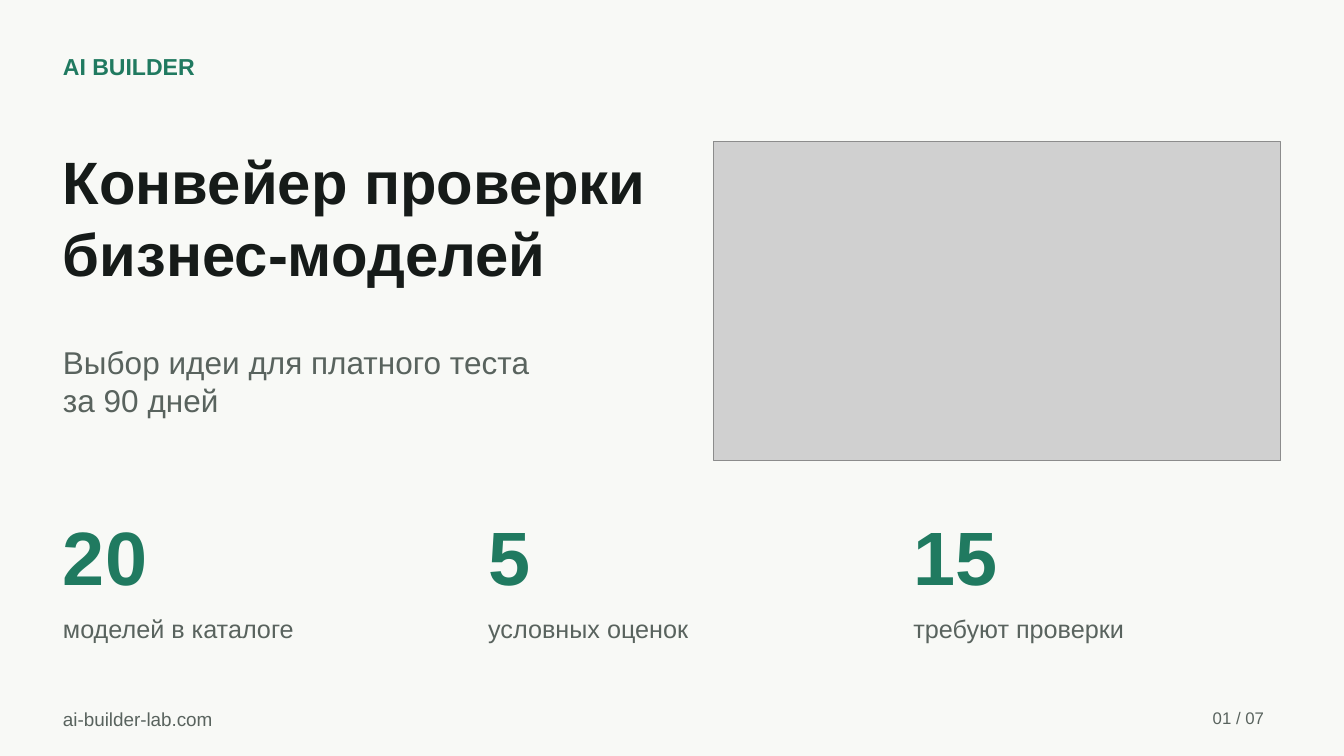
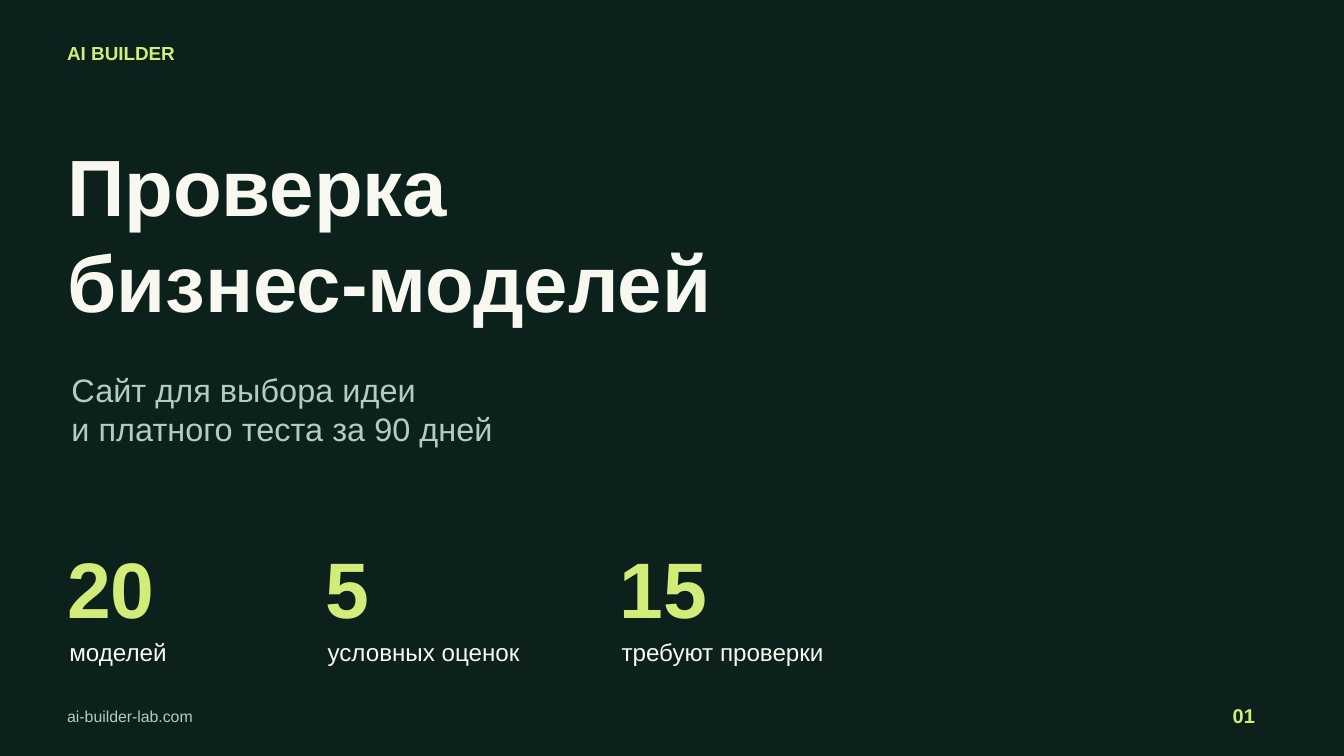
Before and after one commit to bcmle/test_ai_builder, a slide deck: slide 1 of presentation/AI-Builder-CEO.pptx. Drawn at 1344x756 pixels with LibreOffice and Linux fonts; fonts in the diff are those of the drawing; grey boxes stand for pictures; background and template pictures are left out. Boxes give left, top, right and bottom in pixels: in the first picture for what was removed or moved away, otherwise in the second. Text is boxed around its words. In the diff, an @@ line names an element or a change of style, - is before the commit and + after.

Commit message:
design: restyle CEO deck with editorial layouts and optical cover

```diff
--- a/presentation/AI-Builder-CEO.pptx
+++ b/presentation/AI-Builder-CEO.pptx
@@ background #F8F9F6 to picture (left out) @@
@@ text "AI BUILDER": place and size @@
-text "AI BUILDER" at <box>63,59,194,76</box>
+text "AI BUILDER" at <box>67,47,175,60</box>
@@ text "AI BUILDER" at <box>67,47,175,60</box>: size 16.5 to 13.5 pt, text colour #207A60 to #D2EC7A @@
@@ picture removed at <box>714,142,1280,461</box> @@
@@ text at <box>67,161,447,231</box>: text changed; size 42.8 to 57 pt; text colour #161B19 to #F7F8EF @@
-Конвейер проверки
+Проверка
@@ text at <box>67,252,711,327</box>: size 42.8 to 57 pt, text colour #161B19 to #F7F8EF in "бизнес-моделей" @@
@@ text at <box>71,378,492,447</box>: text changed; size 22.5 to 23.2 pt; text colour #59635E to #B5CBBE @@
-Выбор идеи для платного теста
-за 90 дней
+Сайт для выбора идеи
+и платного теста за 90 дней
@@ text "20": place and size @@
-text "20" at <box>63,532,147,586</box>
+text "20" at <box>67,563,155,619</box>
@@ text "5": place and size @@
-text "5" at <box>488,533,530,586</box>
+text "5" at <box>325,564,369,619</box>
@@ size 54 to 56.2 pt, text colour #207A60 to #D2EC7A in 3 elements at <box>67,563,155,619</box>, <box>325,564,369,619</box>, <box>619,564,707,619</box> @@
@@ text "15": place and size @@
-text "15" at <box>913,533,997,586</box>
+text "15" at <box>619,564,707,619</box>
@@ text at <box>69,643,166,666</box>: text changed; size 18 to 17.2 pt; text colour #59635E to #F7F8EF @@
-моделей в каталоге
+моделей
@@ text "условных оценок": place and size @@
-text "условных оценок" at <box>488,624,688,643</box>
+text "условных оценок" at <box>328,648,520,666</box>
@@ text "условных оценок" at <box>328,648,520,666</box>: size 18 to 17.2 pt, text colour #59635E to #F7F8EF @@
@@ text "требуют проверки" at <box>622,643,823,666</box>: size 18 to 17.2 pt, text colour #59635E to #F7F8EF @@
@@ text "требуют проверки": place and size @@
-text "требуют проверки" at <box>913,619,1124,643</box>
+text "требуют проверки" at <box>622,643,823,666</box>
@@ text "ai-builder-lab.com" at <box>67,710,193,722</box>: size 13.5 to 11.2 pt, text colour #59635E to #B5CBBE @@
@@ text at <box>1233,709,1255,723</box>: text changed; size 12 to 14.2 pt; text colour #59635E to #D2EC7A; bold on @@
-01 / 07
+01
```
Also in this commit, not shown: 5 other slides changed, 1 slide added, 1 slide removed, 11 other files.
